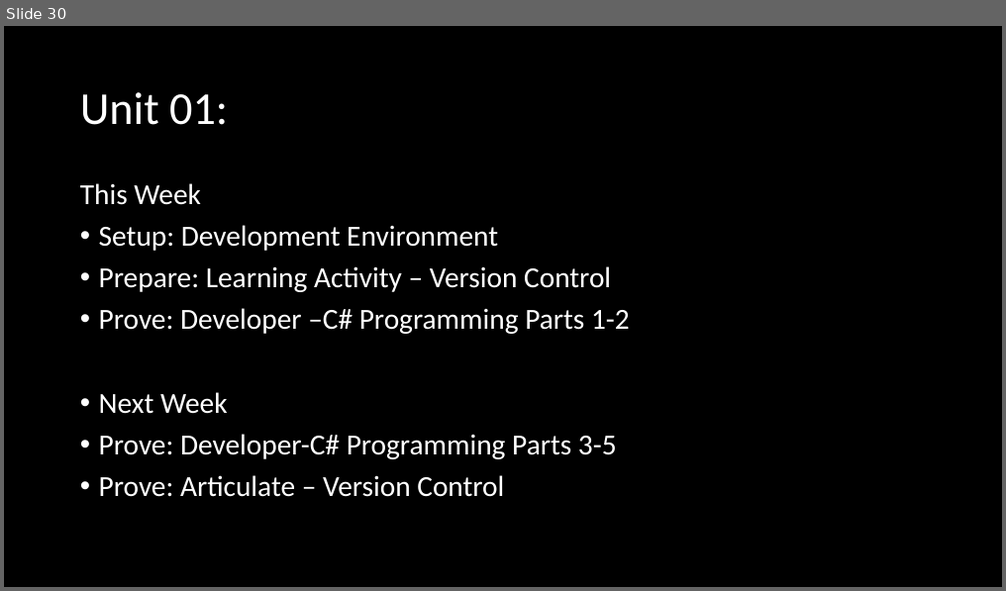
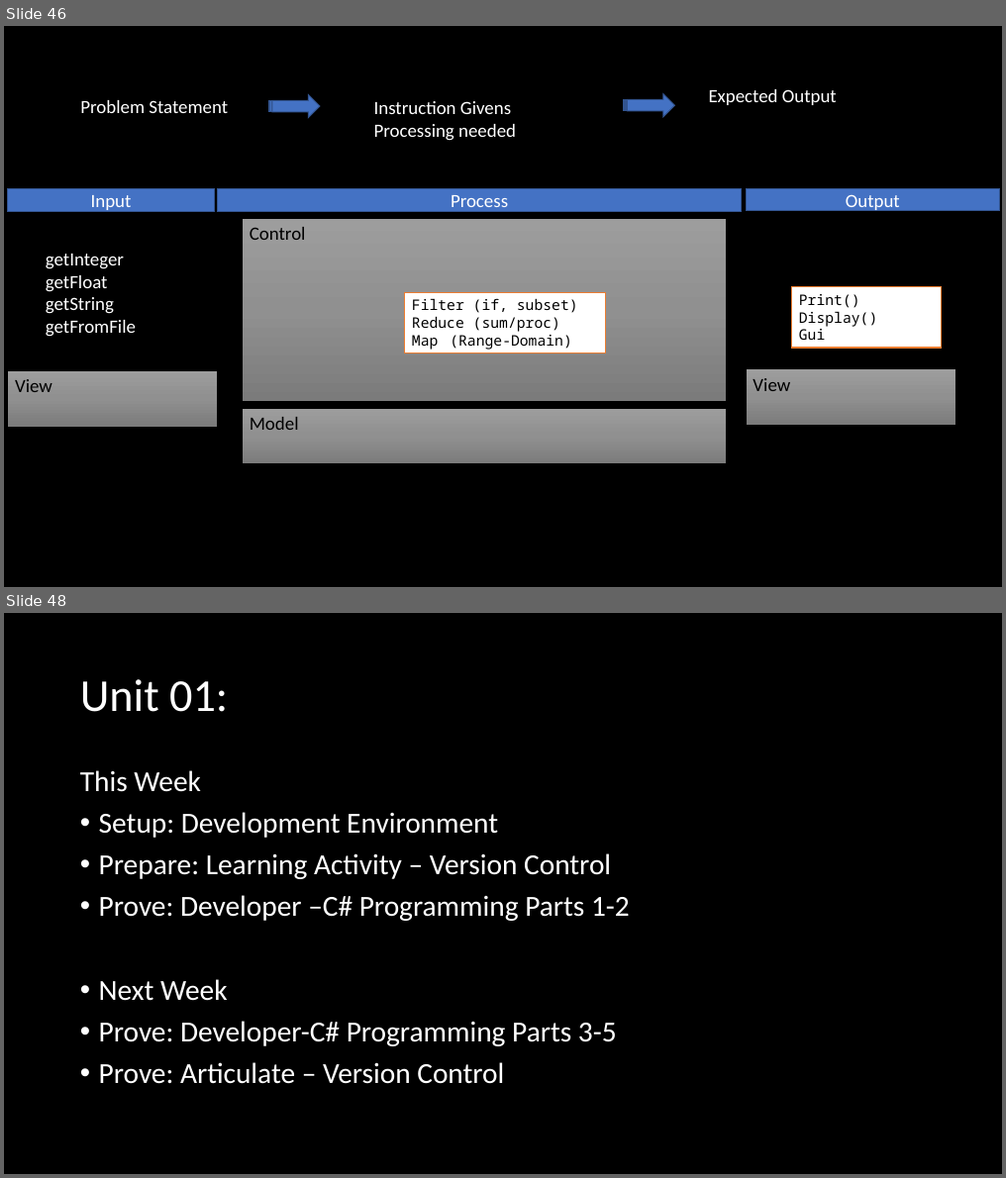
Before and after one commit to BroClements/CSE210ProgwClasses, a slide deck: CSE210Wk01ProgrammingTools.pptx. Shown one above the other, each under a label of ours: slide 30 before the commit, slides 46 and 48 after it; the slides between them are not shown. The pictures are 1006x591 and 1006x1178 pixels, drawn with LibreOffice and Linux fonts; fonts in the diff are those of the drawing. Boxes give left, top, right and bottom in pixels: in the first picture for what was removed or moved away, otherwise in the second. Text is boxed around its words. In the diff, an @@ line names an element or a change of style, - is before the commit and + after.

```diff
--- a/CSE210Wk01ProgrammingTools.pptx
+++ b/CSE210Wk01ProgrammingTools.pptx
@@ slide 46 added at <box>4,26,1002,587</box>, background #000000 @@
@@ text added at <box>80,100,228,113</box>, 18 pt, text #FFFFFF @@
+Problem Statement
@@ striped right arrow added at <box>269,95,320,117</box>, fill #4472C4, outline #325491 1 pt @@
@@ text added at <box>374,101,516,141</box>, 18 pt, text #FFFFFF @@
+Instruction Givens
+Processing needed
@@ striped right arrow added at <box>624,94,675,116</box>, fill #4472C4, outline #325491 1 pt @@
@@ text added at <box>709,89,837,105</box>, 18 pt, text #FFFFFF @@
+Expected Output
@@ rectangle added at <box>8,189,215,212</box>, fill #4472C4, outline #325491 1 pt, 18 pt, text #FFFFFF @@
+Input
@@ rectangle added at <box>218,189,742,212</box>, fill #4472C4, outline #325491 1 pt, 18 pt, text #FFFFFF @@
+Process
@@ rectangle added at <box>746,188,1000,211</box>, fill #4472C4, outline #325491 1 pt, 18 pt, text #FFFFFF @@
+Output
@@ rectangle added at <box>242,218,727,402</box>, fill gradient #9D9D9D to #909090 to #7C7C7C, outline #000000 0.5 pt, 18 pt, text #000000 @@
+Control
@@ text added at <box>46,254,136,337</box>, 18 pt, text #FFFFFF @@
+getInteger
+getFloat
+getString
+getFromFile
@@ rectangle added at <box>792,287,942,348</box>, fill #FFFFFF, outline #ED7D31 1 pt, 14 pt, text #000000 @@
+Print()
+Display()
+Gui
@@ rectangle added at <box>405,293,605,354</box>, fill #FFFFFF, outline #ED7D31 1 pt, 14 pt, text #000000 @@
+Filter (if, subset)
+Reduce (sum/proc)
+Map (Range-Domain)
@@ rectangle added at <box>8,372,218,427</box>, fill gradient #9D9D9D to #909090 to #7C7C7C, outline #000000 0.5 pt, 18 pt, text #000000 @@
+View
@@ rectangle added at <box>746,370,955,426</box>, fill gradient #9D9D9D to #909090 to #7C7C7C, outline #000000 0.5 pt, 18 pt, text #000000 @@
+View
@@ rectangle added at <box>242,408,727,465</box>, fill gradient #9D9D9D to #909090 to #7C7C7C, outline #000000 0.5 pt, 18 pt, text #000000 @@
+Model
@@ what was slide 30 is now slide 48 @@
```
Also in this commit, not shown: 1 slide changed, 23 other slides added.
